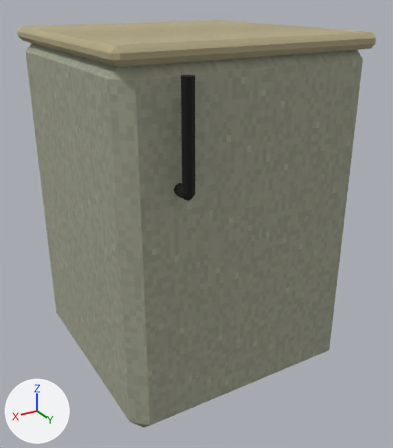
One commit to the glTF model assets/runtime/models/level_laundry_washer.glb: the scene before it, then after it.
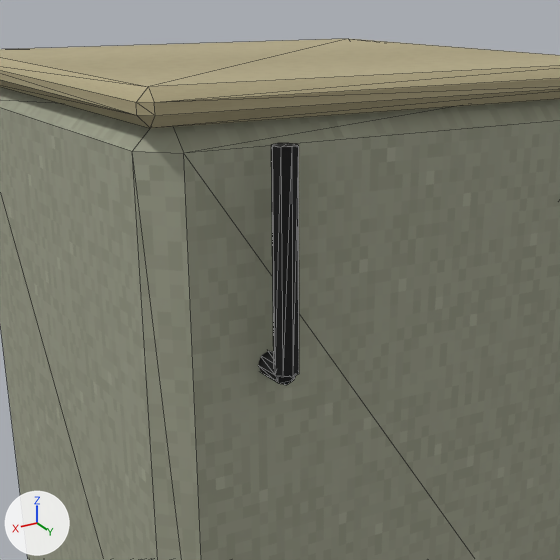
There are two pictures of each version: one whole from a 50 mm lens placed at (0.679, 1.185, 0.957), pointed at (0.001, 0.053, 0.392), one close up on the part from 10% to 84% of the width and 0% to 65% of the height. The axes (+X, +Y, +Z) are drawn at lower left. The lights are the same throughout. The older version's two pictures come first. The close-ups show mesh edges as thin lines. Vertices at exactly the same position are counted once.

Objects in the first close-up: 'level_laundry_washer'.
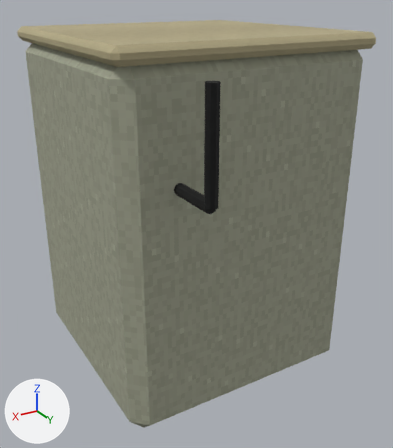
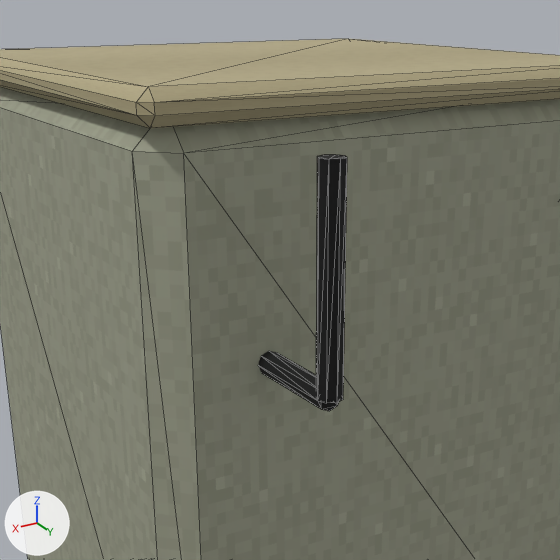
Location of each change, [x1, y1, x2, y2] in pixels of the close-ups (560 x 560 px; the box of a moved part takes in the faces that stretch with it):
part 1 of me_cube, moved or reshaped: before [258, 143, 299, 385]; after [258, 155, 347, 411]

The change, as a diff of the scene's bpy script:
```diff
--- a/assets/runtime/models/level_laundry_washer.glb.py
+++ b/assets/runtime/models/level_laundry_washer.glb.py
@@ me_cube @@
 # used by ob_level_laundry_washer; location = (0.0, 0.0, 0.0)
-me_cube.from_pydata(...)  # 872 vertices, 1656 faces; spans x -0.315..0.315, y -0.37..0.353, z 0.0..0.873
+me_cube.from_pydata(...)  # 872 vertices, 1656 faces; spans x -0.315..0.315, y -0.37..0.433, z 0.0..0.873
+# me_cube part 1: all 22 vertices in x 0.177..0.203, y 0.327..0.353, z 0.587..0.82 are moved by (0.0, 0.08, 0.0)
 me_cube.materials.append(mat_rebuild_original_enamel)
```
